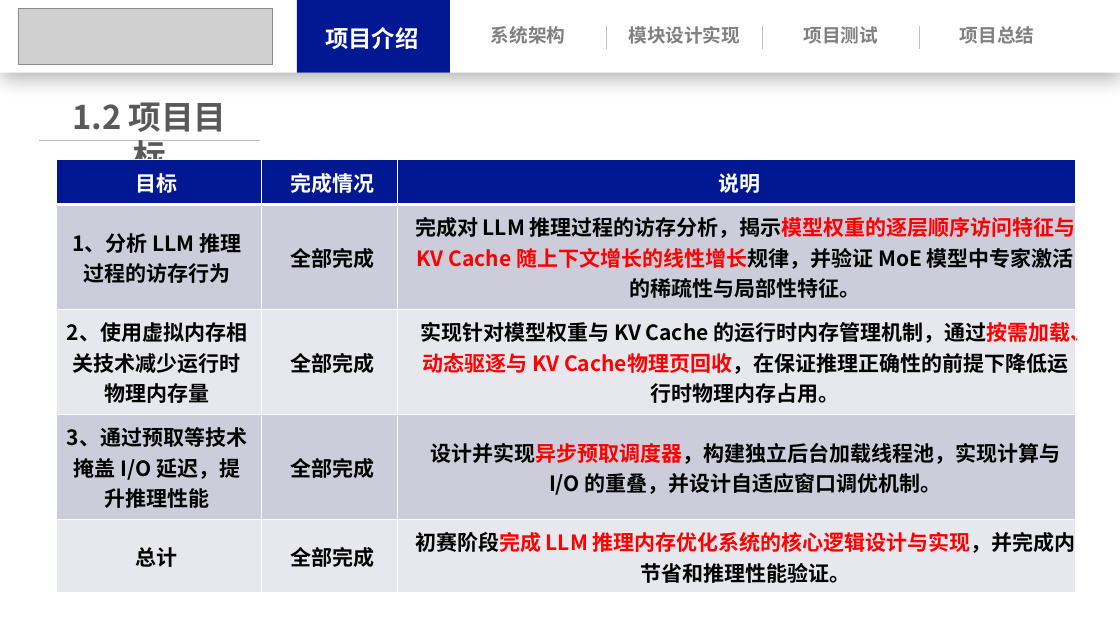
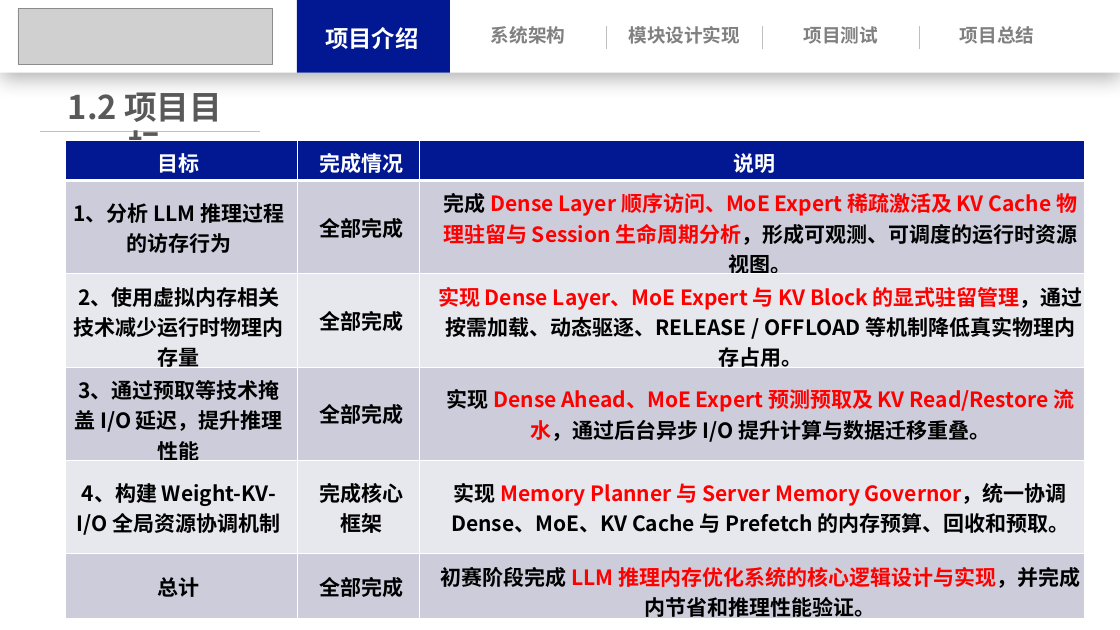
Before and after one commit to Leslie-1341/llama.cpp, a slide deck: slide 5 of docs/操作系统功能赛.pptx. Drawn at 1120x630 pixels with LibreOffice and Linux fonts; fonts in the diff are those of the drawing; grey boxes stand for pictures. Boxes give left, top, right and bottom in pixels: in the first picture for what was removed or moved away, otherwise in the second. Text is boxed around its words. In the diff, an @@ line names an element or a change of style, - is before the commit and + after.

```diff
--- a/docs/操作系统功能赛.pptx
+++ b/docs/操作系统功能赛.pptx
@@ text "1.2 项目目标" moved from (x1=72, y1=102, x2=227, y2=176) to (x1=68, y1=92, x2=222, y2=167) @@
@@ line moved from (39, 140) - (260, 140) to (40, 131) - (260, 131) @@
@@ table at (x1=66, y1=140, x2=1085, y2=624) @@
-row 2: 1、分析 LLM 推理过程的访存行为 | 全部完成 | 完成对 LLM 推理过程的访存分析，揭示模型权重的逐层顺序访问特征与 KV Cache 随上下文增长的线性增长规律，并验证 MoE 模型中专家激活的稀疏性与局部性特征。
-row 3: 2、使用虚拟内存相关技术减少运行时物理内存量 | 全部完成 | 实现针对模型权重与 KV Cache 的运行时内存管理机制，通过按需加载、动态驱逐与 KV Cache物理页回收，在保证推理正确性的前提下降低运行时物理内存占用。
-row 4: 3、通过预取等技术掩盖 I/O 延迟，提升推理性能 | 全部完成 | 设计并实现异步预取调度器，构建独立后台加载线程池，实现计算与 I/O 的重叠，并设计自适应窗口调优机制。
+row 2: 1、分析 LLM 推理过程的访存行为 | 全部完成 | 完成 Dense Layer 顺序访问、MoE Expert 稀疏激活及 KV Cache 物理驻留与 Session 生命周期分析，形成可观测、可调度的运行时资源视图。
+row 3: 2、使用虚拟内存相关技术减少运行时物理内存量 | 全部完成 | 实现 Dense Layer、MoE Expert 与 KV Block 的显式驻留管理，通过按需加载、动态驱逐、RELEASE / OFFLOAD 等机制降低真实物理内存占用。
+row 4: 3、通过预取等技术掩盖 I/O 延迟，提升推理性能 | 全部完成 | 实现 Dense Ahead、MoE Expert 预测预取及 KV Read/Restore 流水，通过后台异步 I/O 提升计算与数据迁移重叠。
+row 5: 4、构建 Weight-KV-I/O 全局资源协调机制 | 完成核心框架 | 实现 Memory Planner 与 Server Memory Governor，统一协调 Dense、MoE、KV Cache 与 Prefetch 的内存预算、回收和预取。
@@ table resized from (x1=57, y1=160, x2=1076, y2=593) to (x1=66, y1=140, x2=1085, y2=624) @@
```
Also in this commit, not shown: 22 other slides changed, 7 slides added, 5 slides removed, 30 other files.
